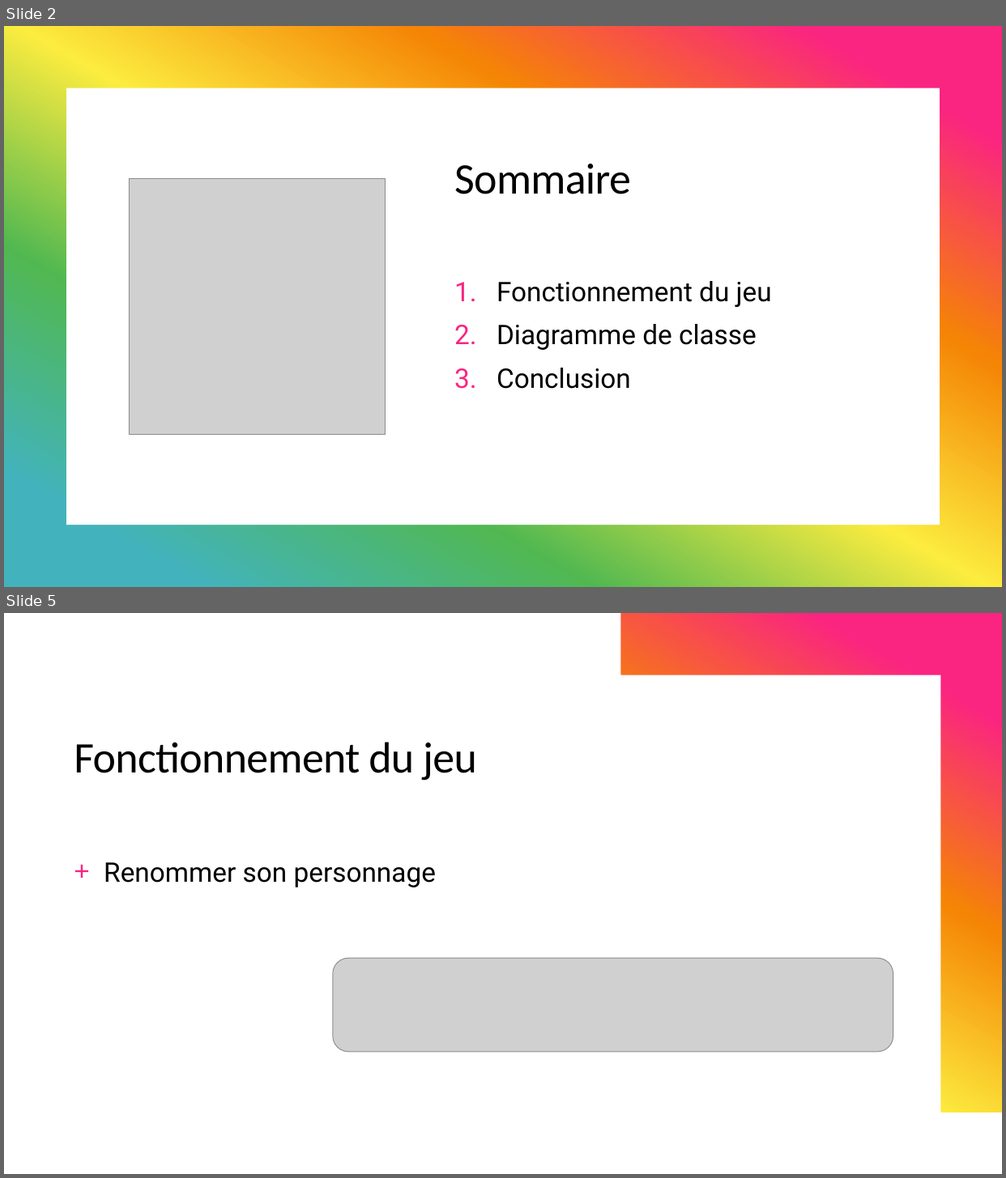
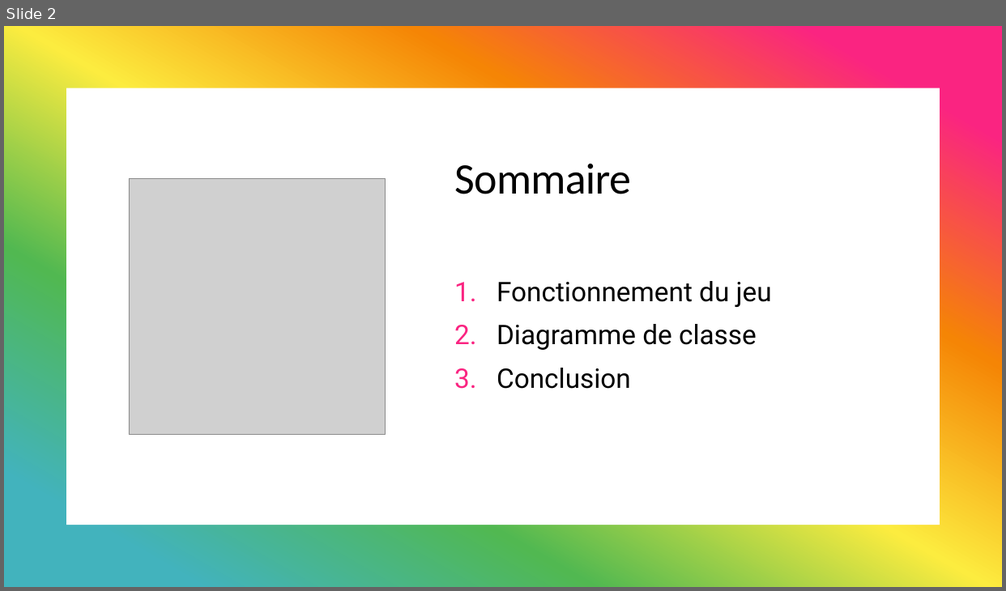
Before and after one commit to MickaeliOS/OpenClassrooms-P3-TermiFighter, a slide deck: P3_03_presentation.pptx. Shown one above the other, each under a label of ours: slides 2 and 5 before the commit, slide 2 after it; the slides between them are not shown. The pictures are 1006x1178 and 1006x591 pixels, drawn with LibreOffice and Linux fonts; fonts in the diff are those of the drawing; grey boxes stand for pictures. Boxes give left, top, right and bottom in pixels: in the first picture for what was removed or moved away, otherwise in the second. Text is boxed around its words. In the diff, an @@ line names an element or a change of style, - is before the commit and + after.

```diff
--- a/P3_03_presentation.pptx
+++ b/P3_03_presentation.pptx
@@ slide 5 removed at [4, 613, 1002, 1174], background #FFFFFF; not listed: 1 template element that a slide beside it also shows @@
@@ rectangle removed at [4, 613, 1002, 1174] @@
@@ rectangle removed at [4, 613, 1002, 1112] @@
@@ freeform shape removed at [4, 613, 940, 1122] @@
@@ title removed at [74, 742, 477, 781] @@
-Fonctionnement du jeu
@@ text removed at [104, 862, 436, 888] @@
-+ Renommer son personnage
@@ picture removed at [333, 958, 893, 1052] @@
```
Also in this commit, not shown: 1 slide changed, 1 slide added, 6 other slides removed, 8 other files.
